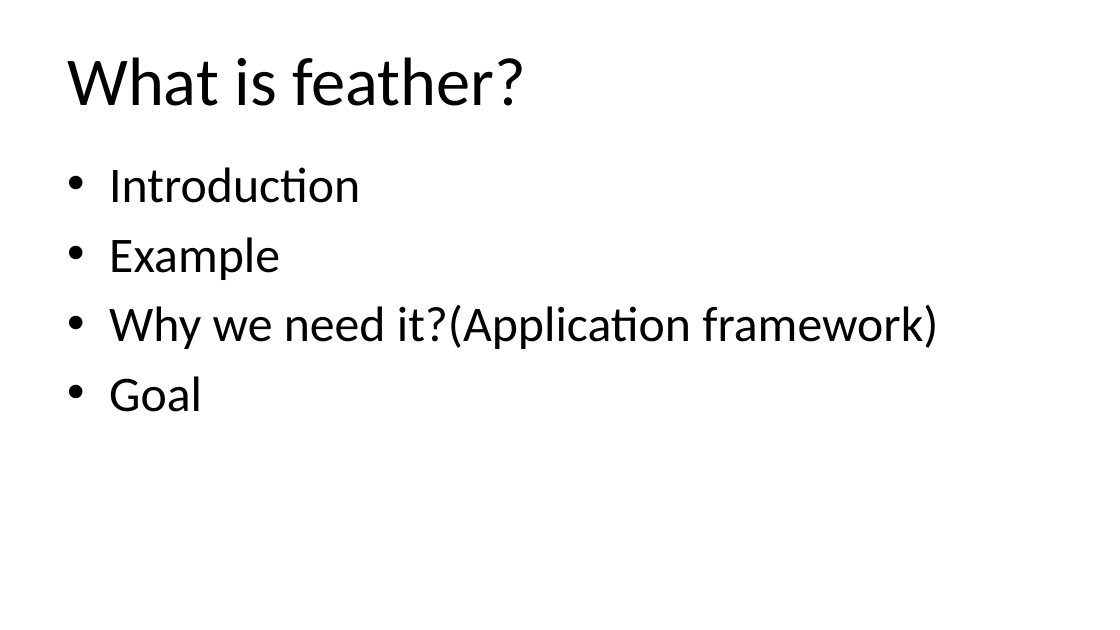
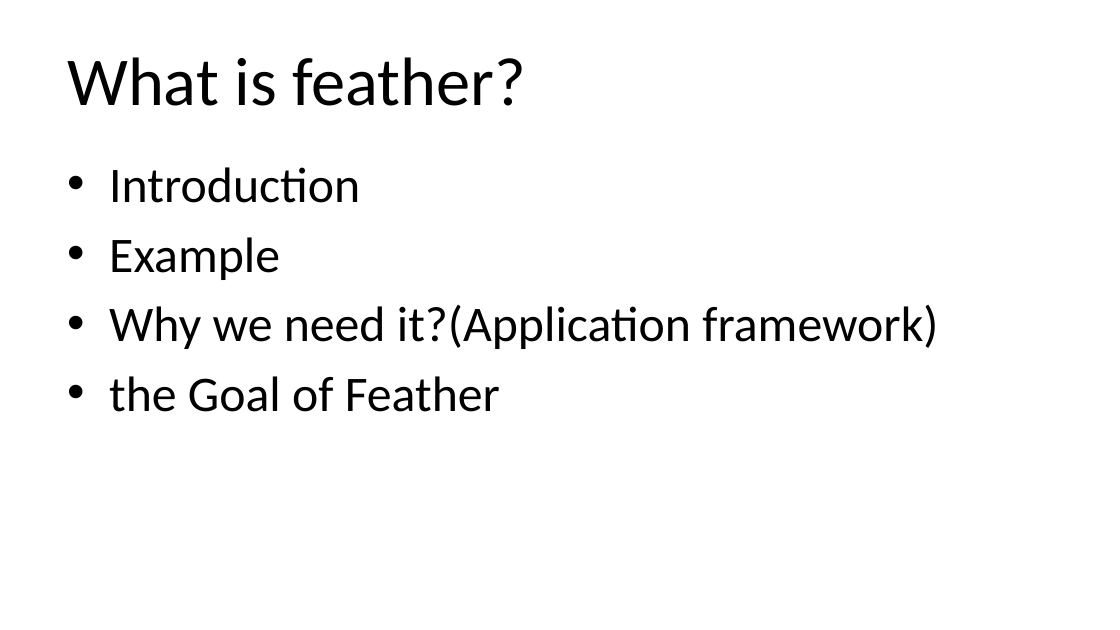
Before and after one commit to qicosmos/cppcon2018, a slide deck: slide 3 of cppcon2018.pptx. Drawn at 1120x630 pixels with LibreOffice and Linux fonts; fonts in the diff are those of the drawing. Boxes give left, top, right and bottom in pixels: in the first picture for what was removed or moved away, otherwise in the second. Text is boxed around its words. In the diff, an @@ line names an element or a change of style, - is before the commit and + after.

```diff
--- a/cppcon2018.pptx
+++ b/cppcon2018.pptx
@@ text at box(109, 376, 500, 412): text changed @@
-• Goal
+• the Goal of Feather
```
Also in this commit, not shown: 4 other slides changed, 12 slides added.
